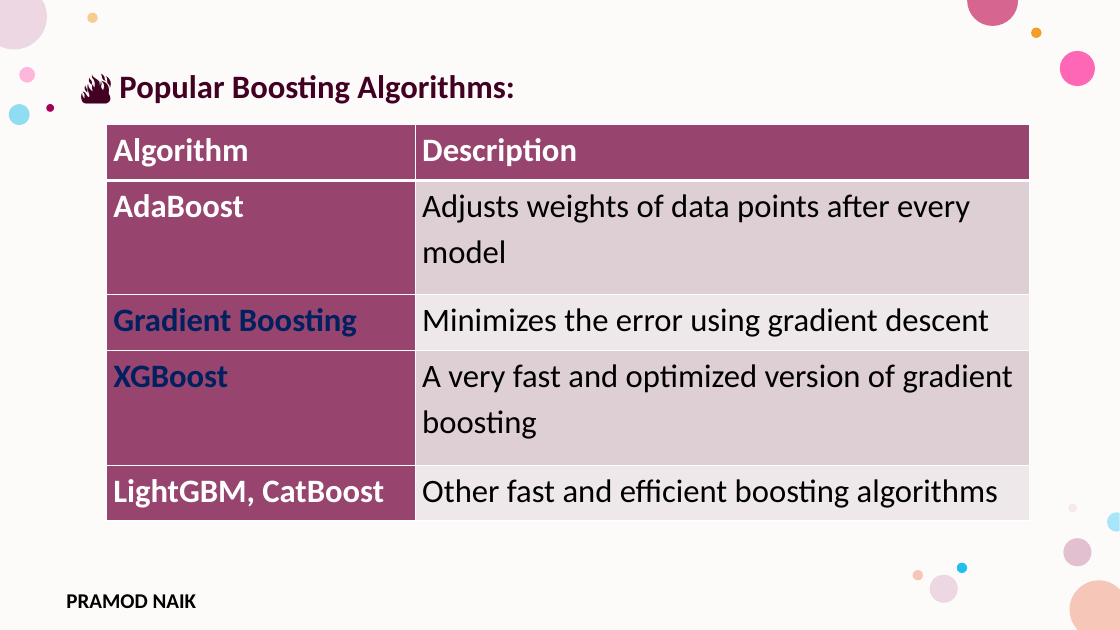
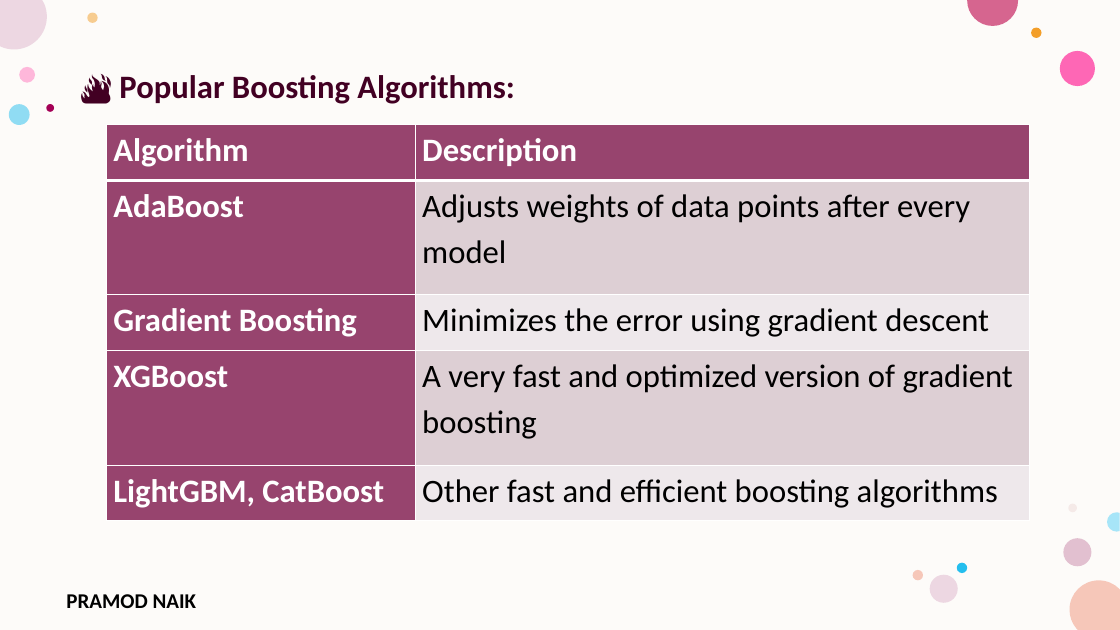
Before and after one commit to PRAMODNAIK-DEV/MCA-2nd-Sem-ML-Data-Analytics-Shridevi-College, a slide deck: slide 16 of Theory Class-Notes/Unit-4 Advanced Machine Learning Techniques.pptx. Drawn at 1120x630 pixels with LibreOffice and Linux fonts; fonts in the diff are those of the drawing; background and template pictures are left out. Boxes give left, top, right and bottom in pixels: in the first picture for what was removed or moved away, otherwise in the second. Text is boxed around its words. In the diff, an @@ line names an element or a change of style, - is before the commit and + after.

```diff
--- a/Theory Class-Notes/Unit-4 Advanced Machine Learning Techniques.pptx
+++ b/Theory Class-Notes/Unit-4 Advanced Machine Learning Techniques.pptx
@@ table at [107,124,1030,521] @@
@@ text colour #002060 to #FFFFFF in "Gradient Boosting", "XGBoost" @@
```
Also in this commit, not shown: 1 other slide changed, 25 slides added, 1 other file.
